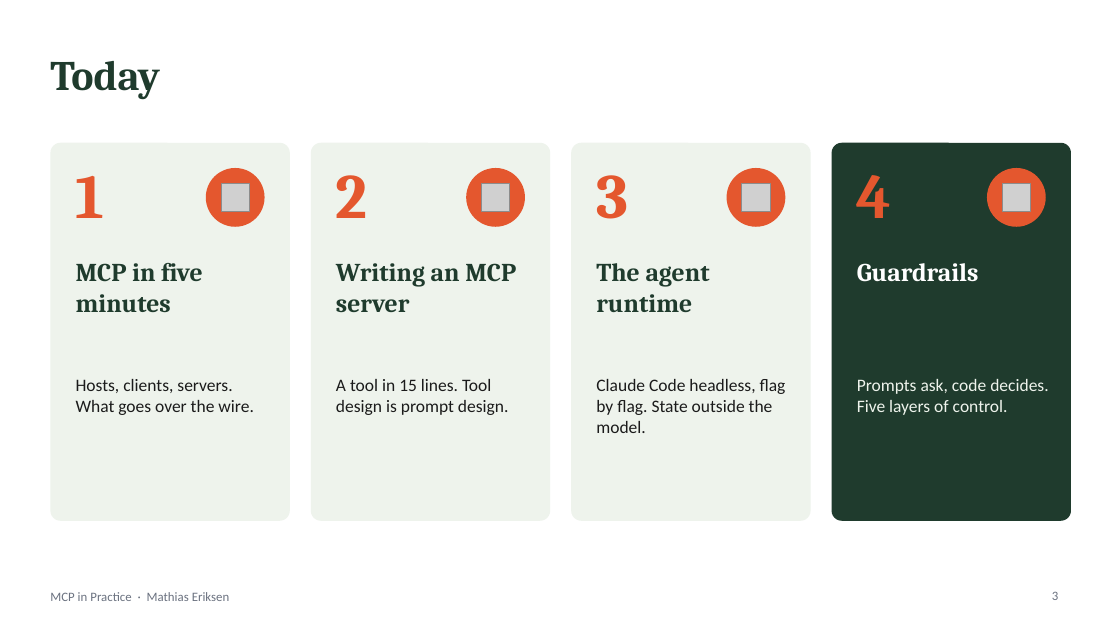
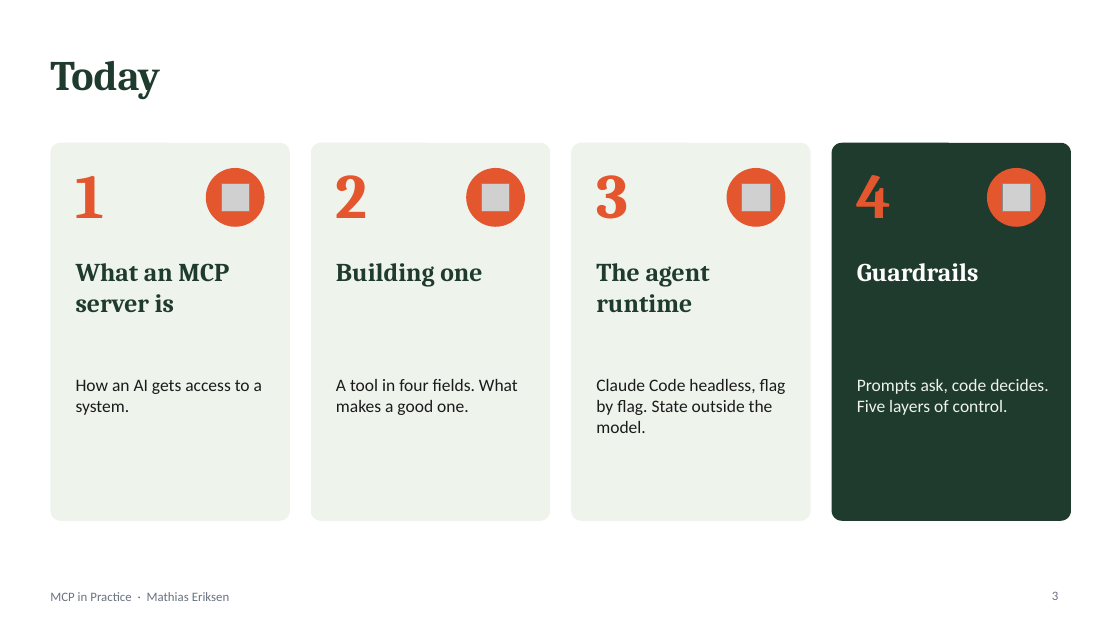
Before and after one commit to MSvante/public-speaking, a slide deck: slide 3 of madplan-agent/slides/mcp-in-practice.pptx. Drawn at 1120x630 pixels with LibreOffice and Linux fonts; fonts in the diff are those of the drawing; grey boxes stand for pictures. Boxes give left, top, right and bottom in pixels: in the first picture for what was removed or moved away, otherwise in the second. Text is boxed around its words. In the diff, an @@ line names an element or a change of style, - is before the commit and + after.

```diff
--- a/madplan-agent/slides/mcp-in-practice.pptx
+++ b/madplan-agent/slides/mcp-in-practice.pptx
@@ text at <box>76,263,229,312</box>: text changed @@
-MCP in five minutes
+What an MCP server is
@@ text at <box>336,263,482,287</box>: text changed @@
-Writing an MCP server
+Building one
@@ text at <box>76,379,262,415</box>: text changed @@
-Hosts, clients, servers. What goes over the wire.
+How an AI gets access to a system.
@@ text at <box>336,379,518,415</box>: text changed @@
-A tool in 15 lines. Tool design is prompt design.
+A tool in four fields. What makes a good one.
```
Also in this commit, not shown: 2 other slides changed, 4 slides added, 4 slides removed, 2 other files.
